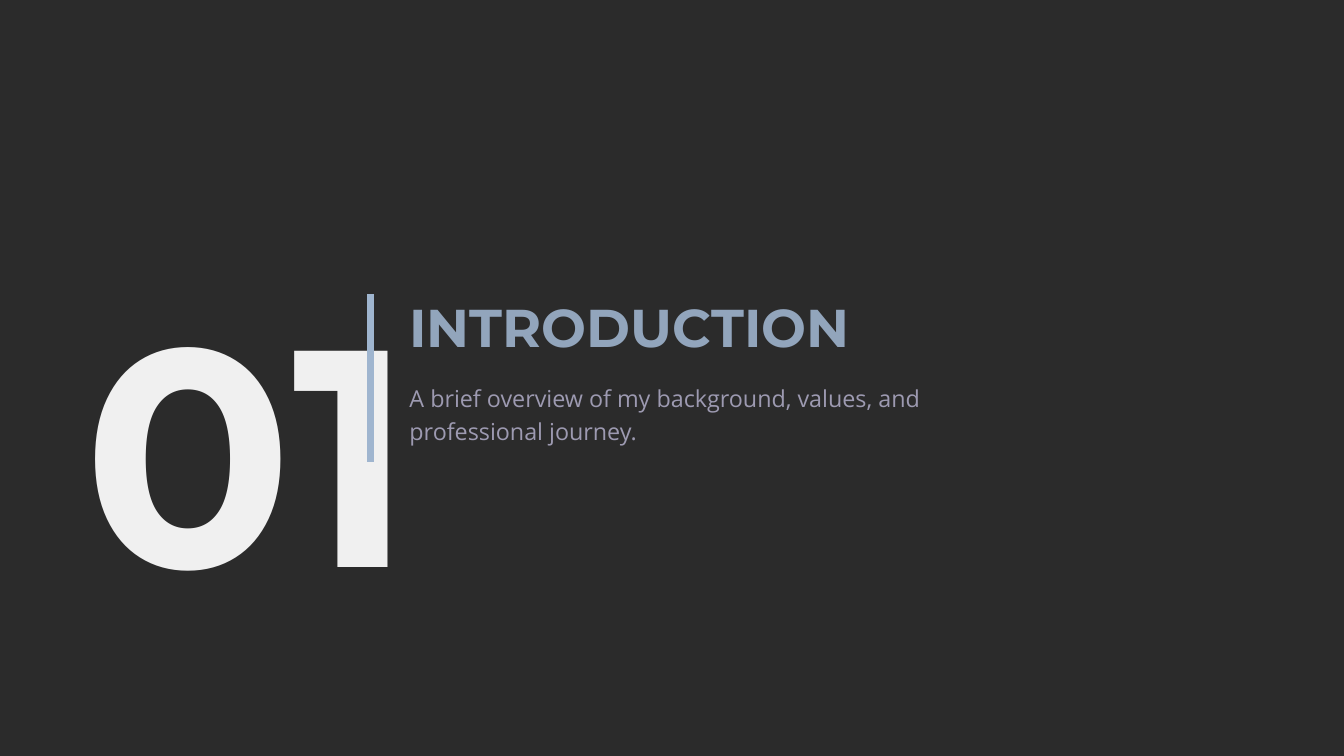
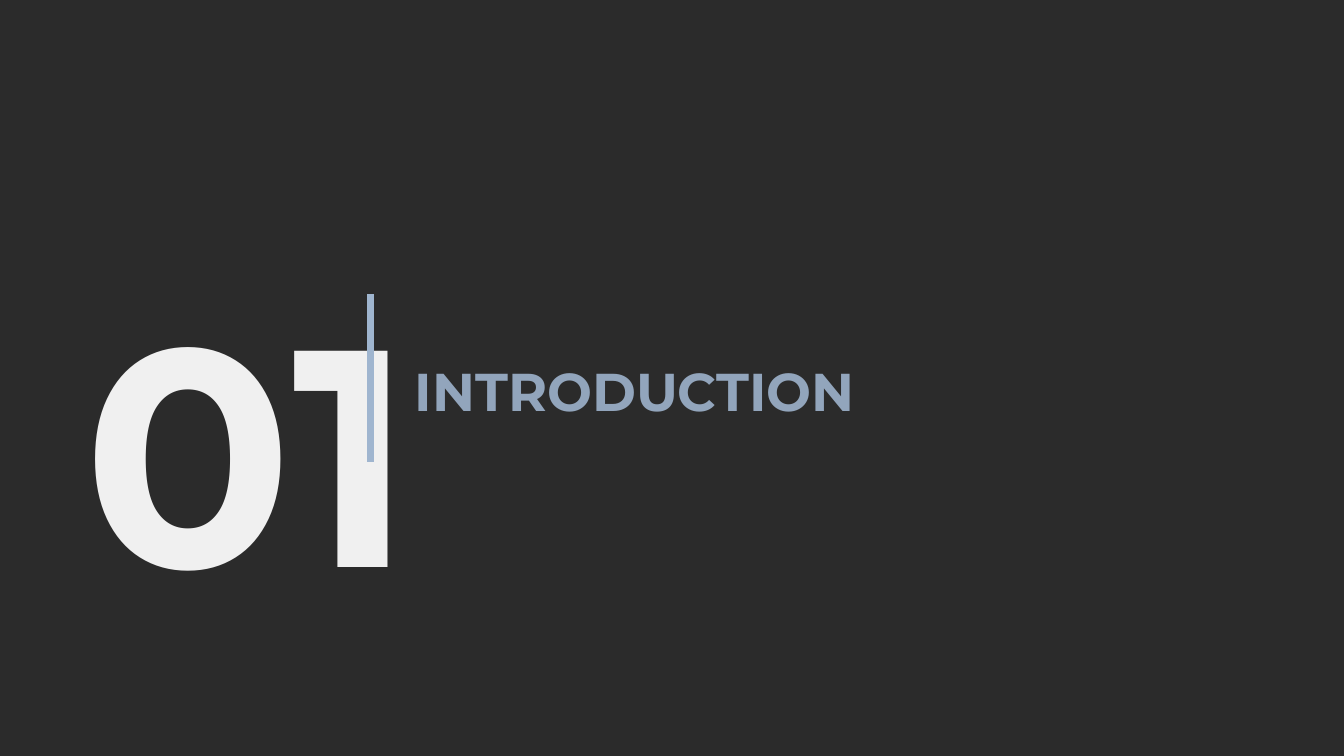
Before and after one commit to yuru1231/MWN-2026-M11502215-Lucy, a slide deck: slide 3 of A1-background/slides/MWN.pptx. Drawn at 1344x756 pixels with LibreOffice and Linux fonts; fonts in the diff are those of the drawing; background and template pictures are left out; a plain dark background stands for a picture behind light text. Boxes give left, top, right and bottom in pixels: in the first picture for what was removed or moved away, otherwise in the second. Text is boxed around its words. In the diff, an @@ line names an element or a change of style, - is before the commit and + after.

```diff
--- a/A1-background/slides/MWN.pptx
+++ b/A1-background/slides/MWN.pptx
@@ text "INTRODUCTION": place and size @@
-text "INTRODUCTION" at <box>409,309,849,348</box>
+text "INTRODUCTION" at <box>415,373,855,412</box>
@@ text removed at <box>409,389,920,446</box> @@
-A brief overview of my background, values, and professional journey.
```
Also in this commit, not shown: 3 other slides changed, 5 slides added, 4 slides removed, 4 other files.
